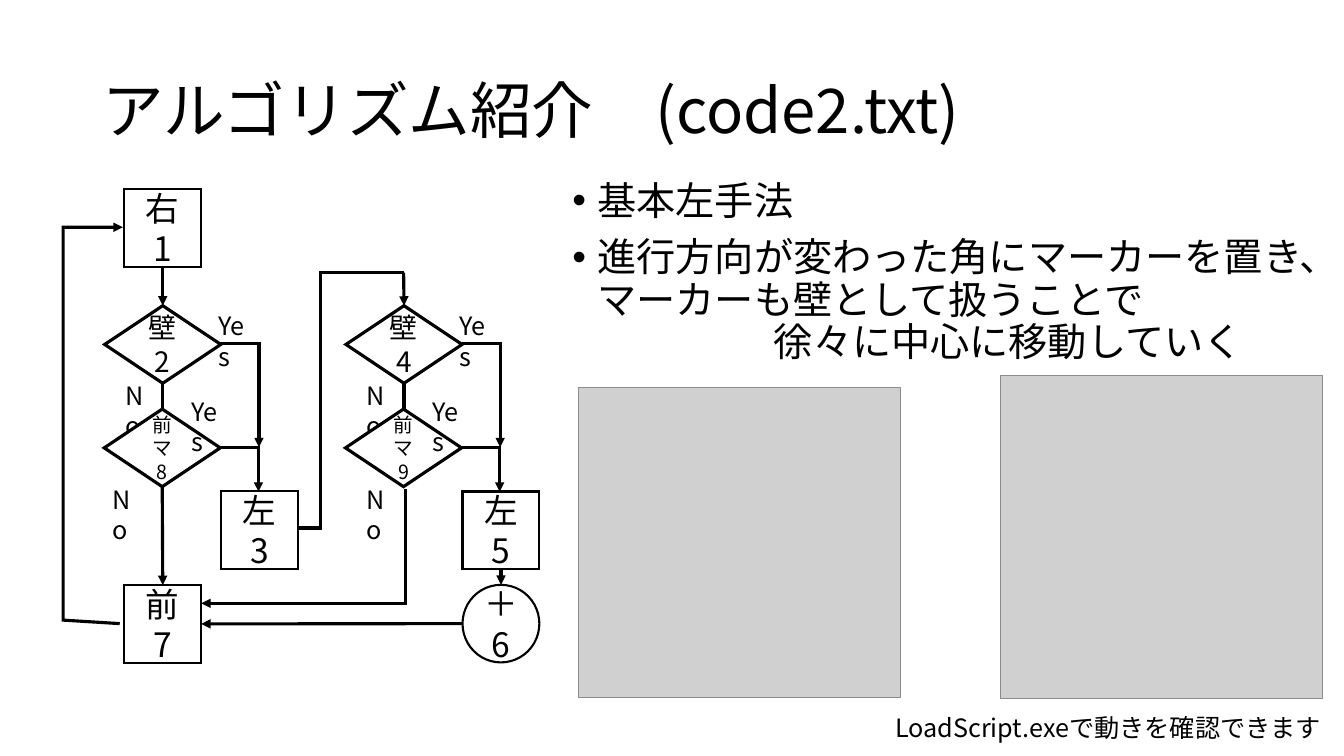
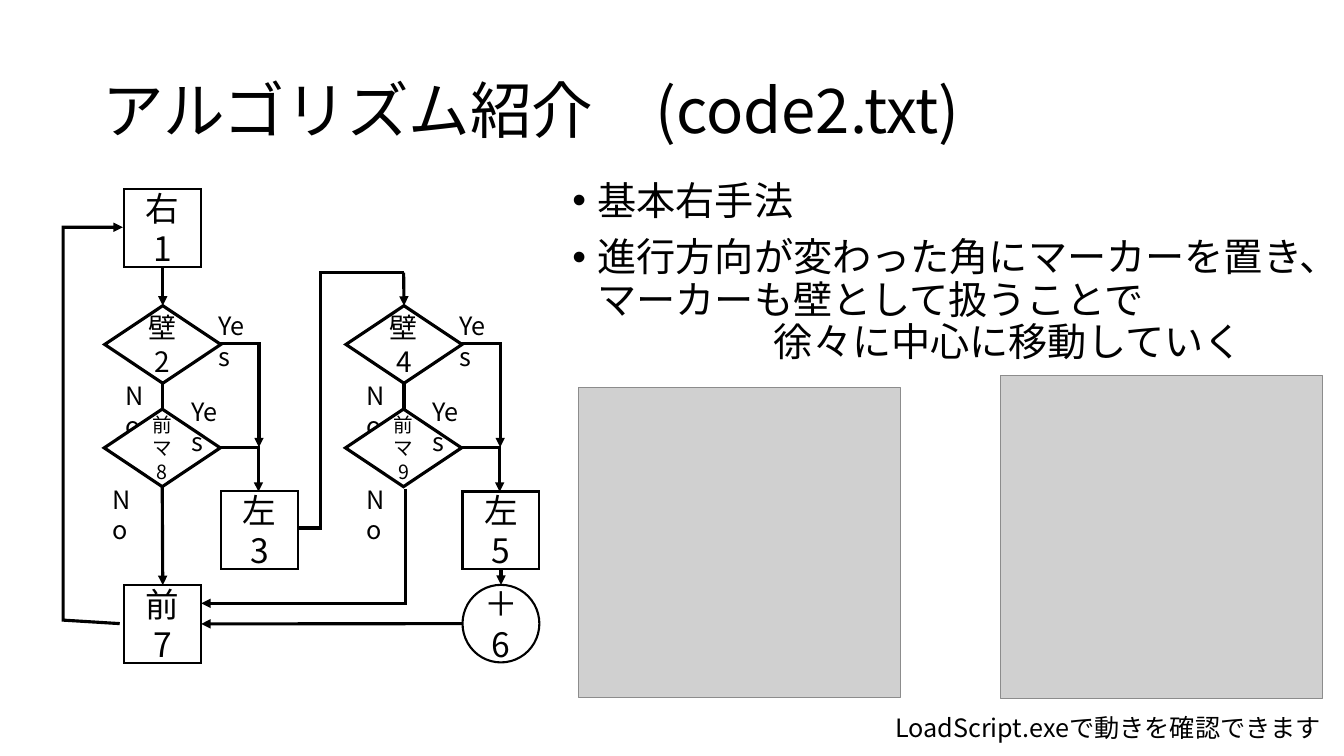
Before and after one commit to kuromunori/MazeExplorationGame, a slide deck: slide 2 of スライド等/アルゴリズム紹介.pptx. Drawn at 1344x756 pixels with LibreOffice and Linux fonts; fonts in the diff are those of the drawing; grey boxes stand for pictures. Boxes give left, top, right and bottom in pixels: in the first picture for what was removed or moved away, otherwise in the second. Text is boxed around its words. In the diff, an @@ line names an element or a change of style, - is before the commit and + after.

```diff
--- a/スライド等/アルゴリズム紹介.pptx
+++ b/スライド等/アルゴリズム紹介.pptx
@@ text at (598, 182, 794, 219): text changed @@
-• 基本左手法
+• 基本右手法
```
Also in this commit, not shown: 4 other files.
